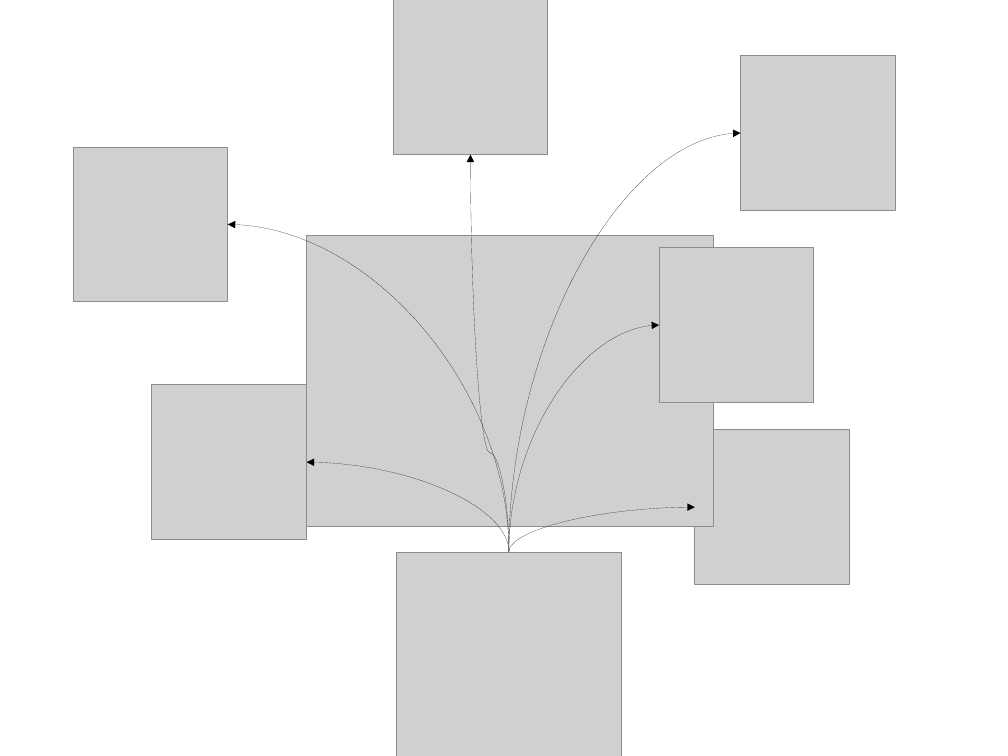
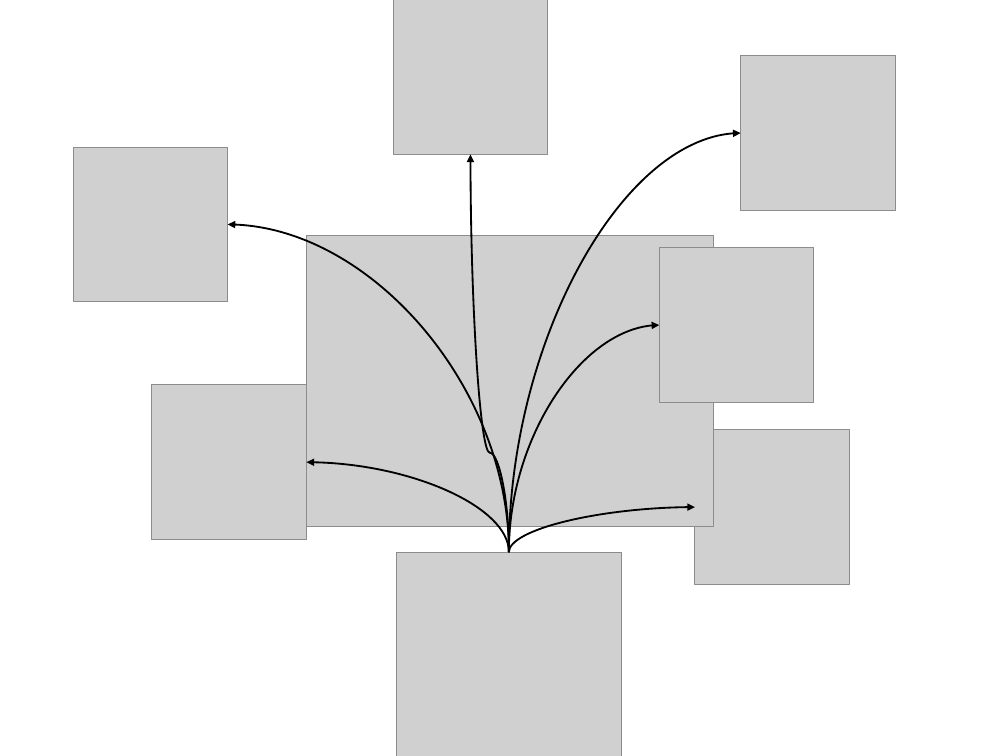
Before and after one commit to arver/arver, a slide deck: slide 5 of presentation/28c3.odp. Drawn at 1008x756 pixels with LibreOffice and Linux fonts; fonts in the diff are those of the drawing; grey boxes stand for pictures. Boxes give left, top, right and bottom in pixels: in the first picture for what was removed or moved away, otherwise in the second. Text is boxed around its words. In the diff, an @@ line names an element or a change of style, - is before the commit and + after.

Commit message:
fix arrows

```diff
--- a/presentation/28c3.odp
+++ b/presentation/28c3.odp
@@ curved arrow (509, 552) - (741, 133): stroke #000000 0 pt to #000000 1.45 pt @@
@@ curved arrow (509, 552) - (471, 155): stroke #000000 0 pt to #000000 1.45 pt @@
@@ curved arrow (509, 552) - (228, 224): stroke #000000 0 pt to #000000 1.45 pt @@
@@ curved arrow (509, 552) - (659, 325): stroke #000000 0 pt to #000000 1.45 pt @@
@@ curved arrow (509, 552) - (306, 462): stroke #000000 0 pt to #000000 1.45 pt @@
@@ curved arrow (509, 552) - (695, 508): stroke #000000 0 pt to #000000 1.45 pt @@
```
Also in this commit, not shown: 5 other slides changed.
